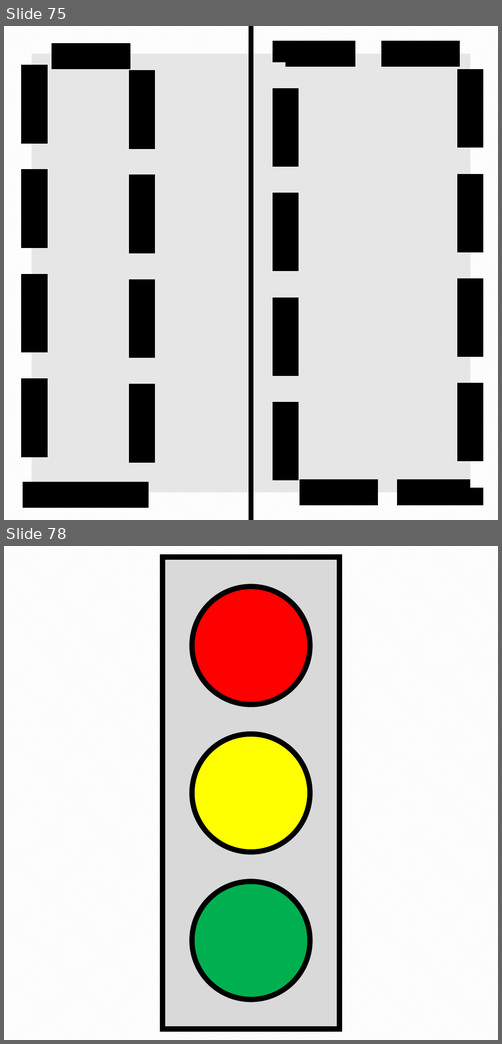
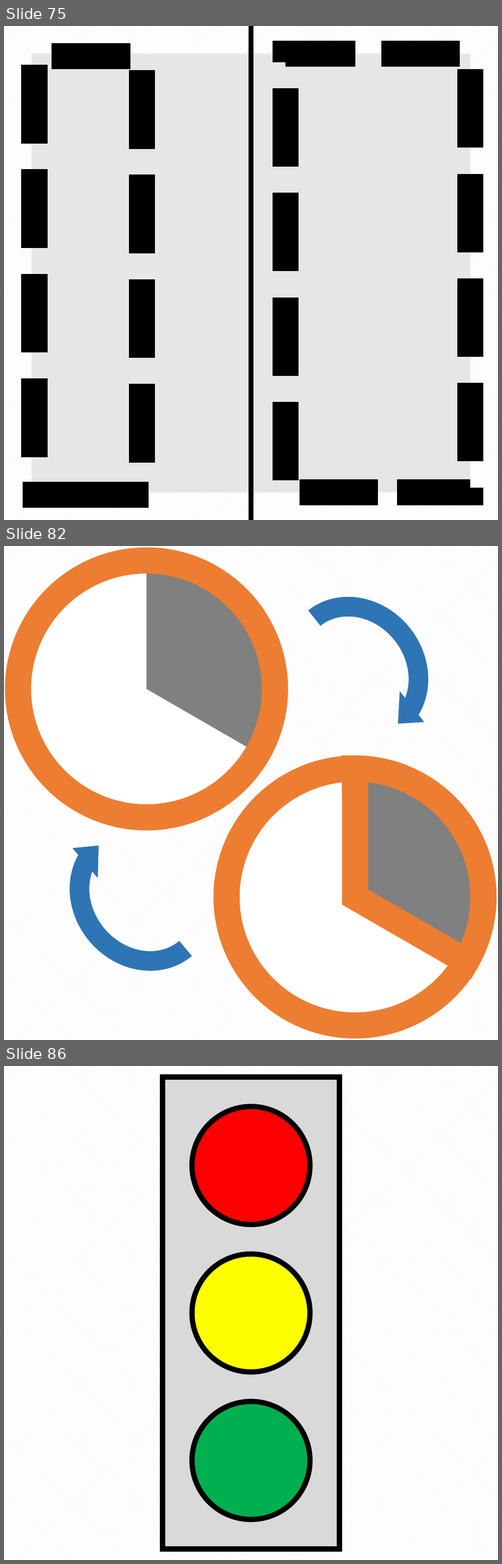
Before and after one commit to pyro-team/bkt-toolbox, a slide deck: features/dev_florian/resources/Icons.pptx. Shown one above the other, each under a label of ours: slides 75 and 78 before the commit, slides 75, 82 and 86 after it; the slides between them are not shown. The pictures are 502x1044 and 502x1564 pixels, drawn with LibreOffice and Linux fonts; fonts in the diff are those of the drawing. Boxes give left, top, right and bottom in pixels: in the first picture for what was removed or moved away, otherwise in the second. Text is boxed around its words. In the diff, an @@ line names an element or a change of style, - is before the commit and + after.

```diff
--- a/features/dev_florian/resources/Icons.pptx
+++ b/features/dev_florian/resources/Icons.pptx
@@ slide 82 added at [4, 546, 498, 1040], background pattern #F2F2F2 on #FFFFFF @@
@@ ellipse added at [18, 560, 274, 817], fill #FFFFFF, outline #ED7D31 30 pt @@
@@ arc (boxed as its full ellipse) added at [18, 560, 274, 817], fill #808080, outline #ED7D31 30 pt @@
@@ circular arrow added at [241, 554, 472, 788], fill #2E75B6 @@
@@ circular arrow added at [26, 780, 258, 1014], fill #2E75B6 @@
@@ ellipse added at [227, 769, 484, 1026], fill #FFFFFF, outline #ED7D31 30 pt @@
@@ pie slice (boxed as its full ellipse) added at [227, 769, 484, 1026], fill #808080, outline #ED7D31 30 pt @@
@@ what was slide 78 is now slide 86 @@
```
Also in this commit, not shown: 9 other slides added, 2 slides removed.
